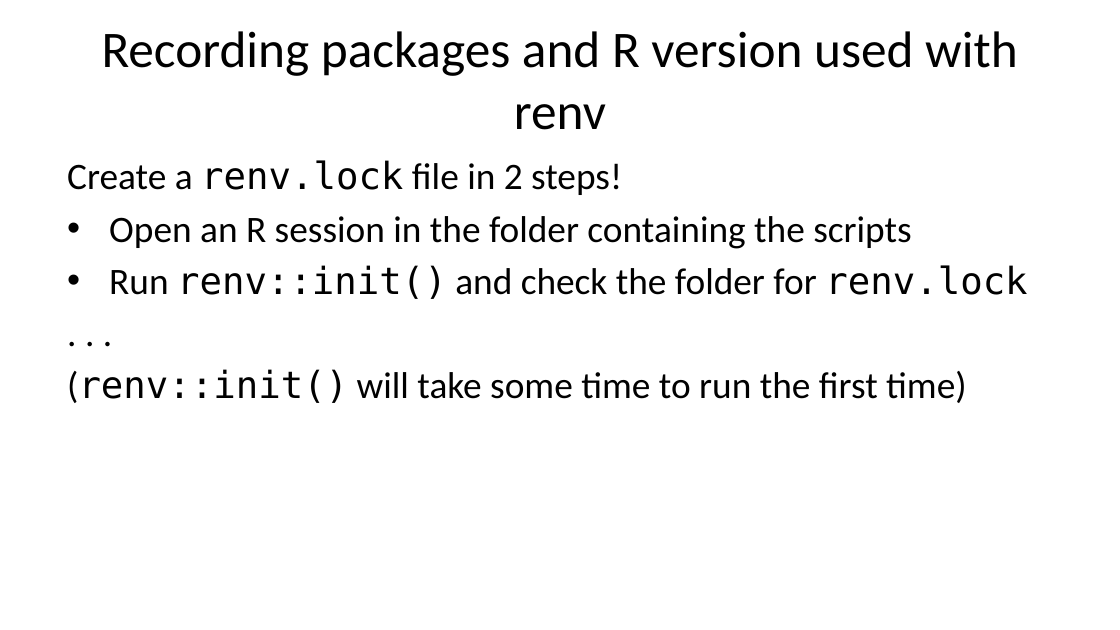
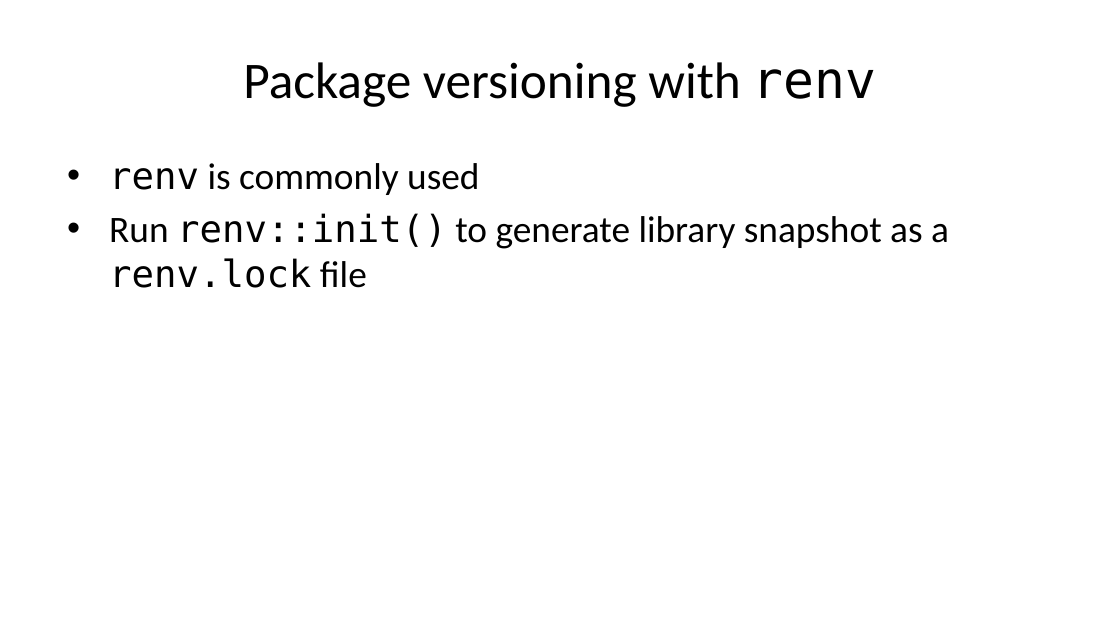
Before and after one commit to b-rodrigues/repro_basf, a slide deck: slide 9 of docs/index.pptx (slide 11 before the commit). Drawn at 1120x630 pixels with LibreOffice and Linux fonts; fonts in the diff are those of the drawing. Boxes give left, top, right and bottom in pixels: in the first picture for what was removed or moved away, otherwise in the second. Text is boxed around its words. In the diff, an @@ line names an element or a change of style, - is before the commit and + after.

```diff
--- a/docs/index.pptx
+++ b/docs/index.pptx
@@ title at <box>243,62,877,107</box>: text changed @@
-Recording packages and R version used with renv
+Package versioning with renv
@@ text at <box>109,163,949,288</box>: text changed @@
-Create a renv.lock file in 2 steps!
-• Open an R session in the folder containing the scripts
-• Run renv::init() and check the folder for renv.lock
-. . .
-(renv::init() will take some time to run the first time)
+• renv is commonly used
+• Run renv::init() to generate library snapshot as a renv.lock file
```
Also in this commit, not shown: 11 other slides changed, 1 slide added, 5 slides removed, 17 other files.
